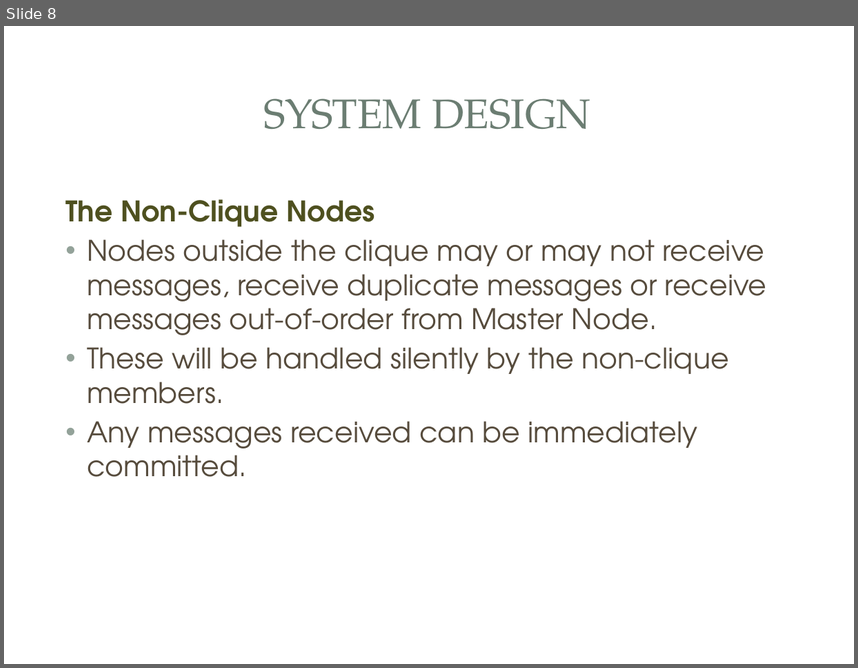
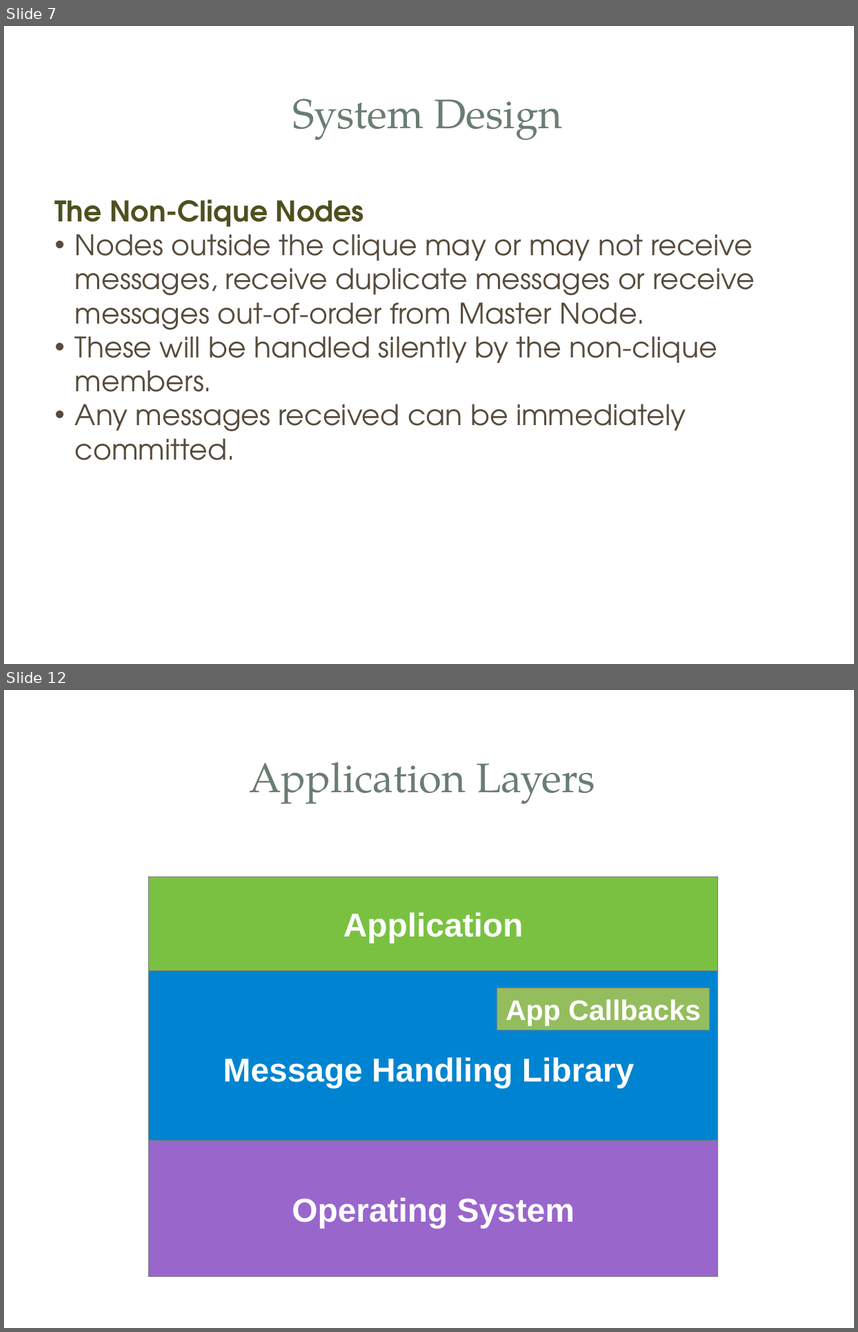
Before and after one commit to aasghari/cse223bFinalProject, a slide deck: finalReport/CSE233BFinalPPT.pptx. Shown one above the other, each under a label of ours: slide 8 before the commit, slides 7 and 12 after it; the slides between them are not shown. The pictures are 858x668 and 858x1332 pixels, drawn with LibreOffice and Linux fonts; fonts in the diff are those of the drawing; background and template pictures are left out. Boxes give left, top, right and bottom in pixels: in the first picture for what was removed or moved away, otherwise in the second. Text is boxed around its words. In the diff, an @@ line names an element or a change of style, - is before the commit and + after.

```diff
--- a/finalReport/CSE233BFinalPPT.pptx
+++ b/finalReport/CSE233BFinalPPT.pptx
@@ slide 12 added at box(4, 690, 854, 1328), background picture (left out); not listed: 3 template elements that a slide beside it also shows @@
@@ text added at box(249, 762, 595, 804), 35 pt, text #6B7D72 @@
+Application Layers
@@ rectangle added at box(148, 877, 718, 971), fill #7AC142, outline #808080 0.75 pt, 28 pt, text #FFFFFF, bold @@
+Application
@@ rectangle added at box(148, 971, 718, 1141), fill #0084D1, outline #808080 0.75 pt, 28 pt, text #FFFFFF, bold @@
+Message Handling Library
@@ rectangle added at box(497, 987, 710, 1030), fill #94BD5E, outline #808080 0.75 pt, 24 pt, text #FFFFFF, bold @@
+App Callbacks
@@ rectangle added at box(148, 1141, 718, 1276), fill #9966CC, outline #808080 0.75 pt, 28 pt, text #FFFFFF, bold @@
+Operating System
@@ what was slide 8 is now slide 7 @@
@@ slide 7 changed as well @@
@@ rectangle at box(30, 52, 829, 175): fill #FFFFFF at 83% opacity to #FFFFFF @@
@@ text at box(292, 98, 562, 140): text changed @@
-SYSTEM DESIGN
+System Design
@@ text "The Non-Clique Nodes" at box(55, 199, 755, 460): indent changed; less space between paragraphs @@
```
Also in this commit, not shown: 9 other slides changed, 4 other slides added, 3 slides removed.
